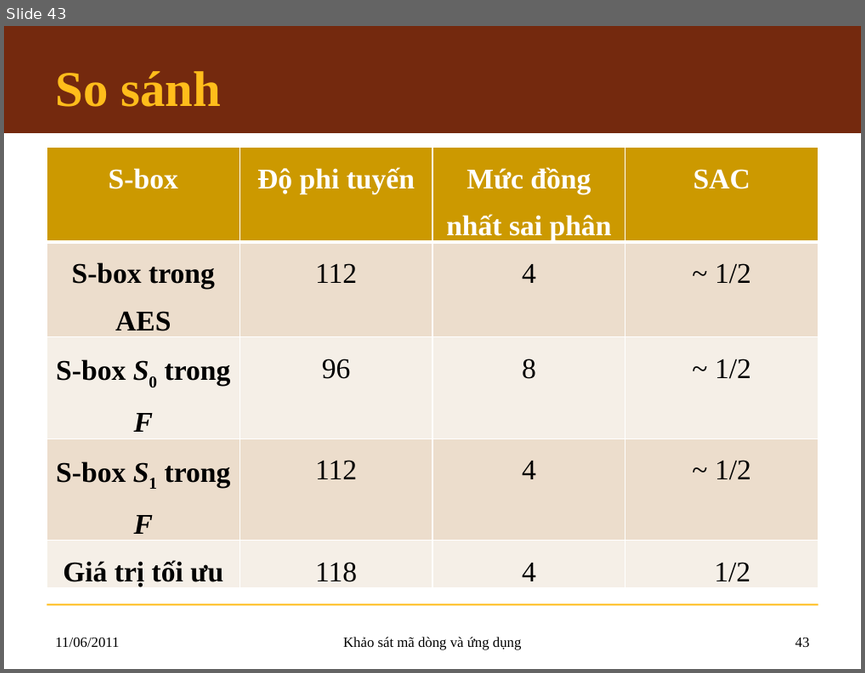
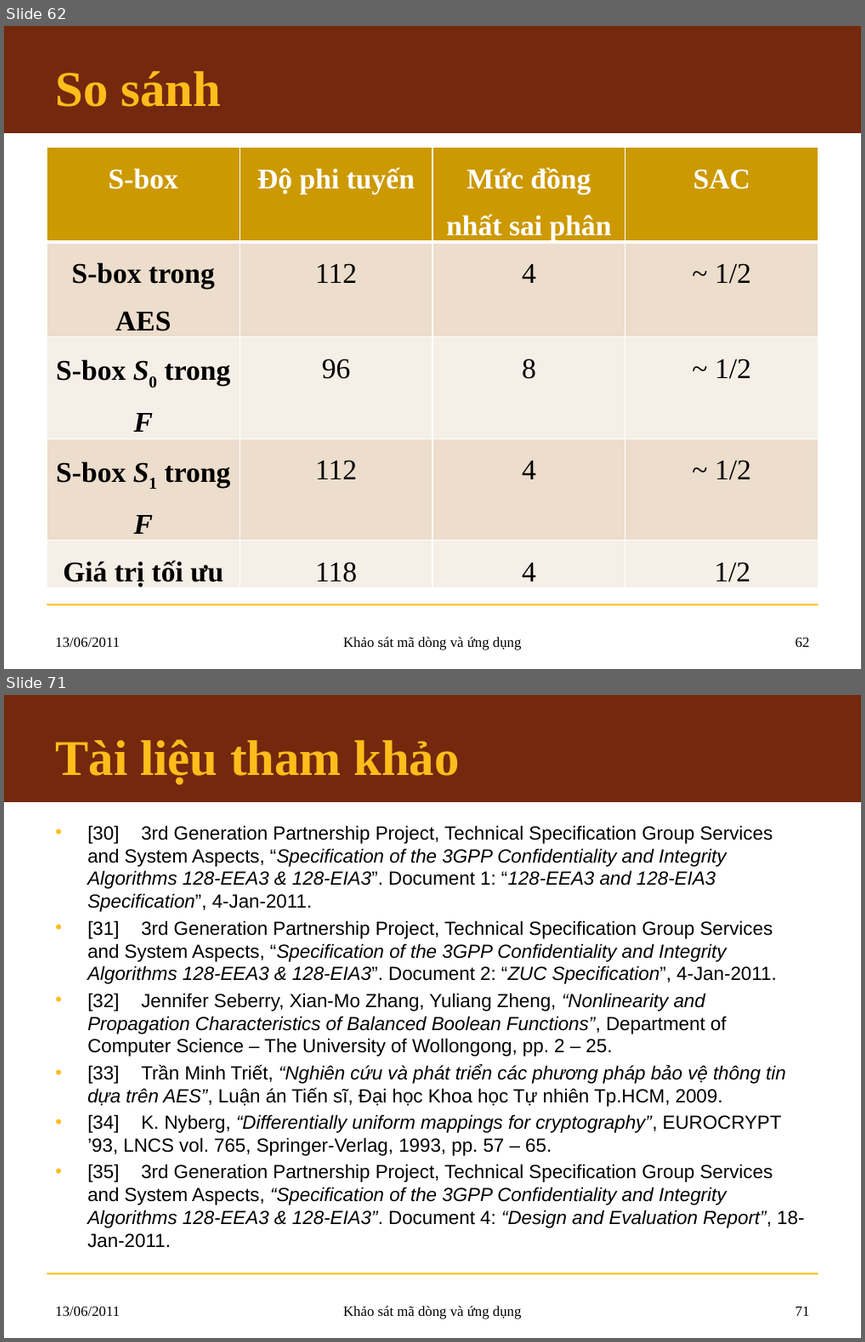
Before and after one commit to hemprasad/lvmm-sc, a slide deck: 7.Slide/KLTN_Slide.pptx. Shown one above the other, each under a label of ours: slide 43 before the commit, slides 62 and 71 after it; the slides between them are not shown. The pictures are 865x673 and 865x1342 pixels, drawn with LibreOffice and Linux fonts; fonts in the diff are those of the drawing; background and template pictures are left out. Boxes give left, top, right and bottom in pixels: in the first picture for what was removed or moved away, otherwise in the second. Text is boxed around its words. In the diff, an @@ line names an element or a change of style, - is before the commit and + after.

```diff
--- a/7.Slide/KLTN_Slide.pptx
+++ b/7.Slide/KLTN_Slide.pptx
@@ slide 71 added at box(4, 695, 861, 1338), background #FFFFFF; not listed: 2 template elements that a slide beside it also shows @@
@@ title added at box(55, 739, 459, 784), 42 pt, text #FFBD1B, bold @@
+Tài liệu tham khảo
@@ text added at box(87, 825, 804, 1247), 16 pt, text #000000 @@
+• [30] 3rd Generation Partnership Project, Technical Specification Group Services and System Aspects, “Specification of the 3GPP Confidentiality and Integrity Algorithms 128-EEA3 & 128-EIA3”. Document 1: “128-EEA3 and 128-EIA3 Specification”, 4-Jan-2011.
+• [31] 3rd Generation Partnership Project, Technical Specification Group Services and System Aspects, “Specification of the 3GPP Confidentiality and Integrity Algorithms 128-EEA3 & 128-EIA3”. Document 2: “ZUC Specification”, 4-Jan-2011.
+• [32] Jennifer Seberry, Xian-Mo Zhang, Yuliang Zheng, “Nonlinearity and Propagation Characteristics of Balanced Boolean Functions”, Department of Computer Science – The University of Wollongong, pp. 2 – 25.
+• [33] Trần Minh Triết, “Nghiên cứu và phát triển các phương pháp bảo vệ thông tin dựa trên AES”, Luận án Tiến sĩ, Đại học Khoa học Tự nhiên Tp.HCM, 2009.
+• [34] K. Nyberg, “Differentially uniform mappings for cryptography”, EUROCRYPT ’93, LNCS vol. 765, Springer-Verlag, 1993, pp. 57 – 65.
+• [35] 3rd Generation Partnership Project, Technical Specification Group Services and System Aspects, “Specification of the 3GPP Confidentiality and Integrity Algorithms 128-EEA3 & 128-EIA3”. Document 4: “Design and Evaluation Report”, 18-Jan-2011.
@@ text added at box(55, 1306, 120, 1315), 12 pt, text #000000 @@
+13/06/2011
@@ text added at box(343, 1305, 522, 1319), 12 pt, text #000000 @@
+Khảo sát mã dòng và ứng dụng
@@ page number added at box(795, 1306, 810, 1315), 12 pt, text #000000 @@
+71
@@ what was slide 43 is now slide 62 @@
@@ slide 62 changed as well @@
@@ text at box(55, 637, 120, 646): text changed @@
-11/06/2011
+13/06/2011
@@ page number at box(795, 637, 810, 646): text changed @@
-43
+62
```
Also in this commit, not shown: 42 other slides changed, 28 other slides added.
